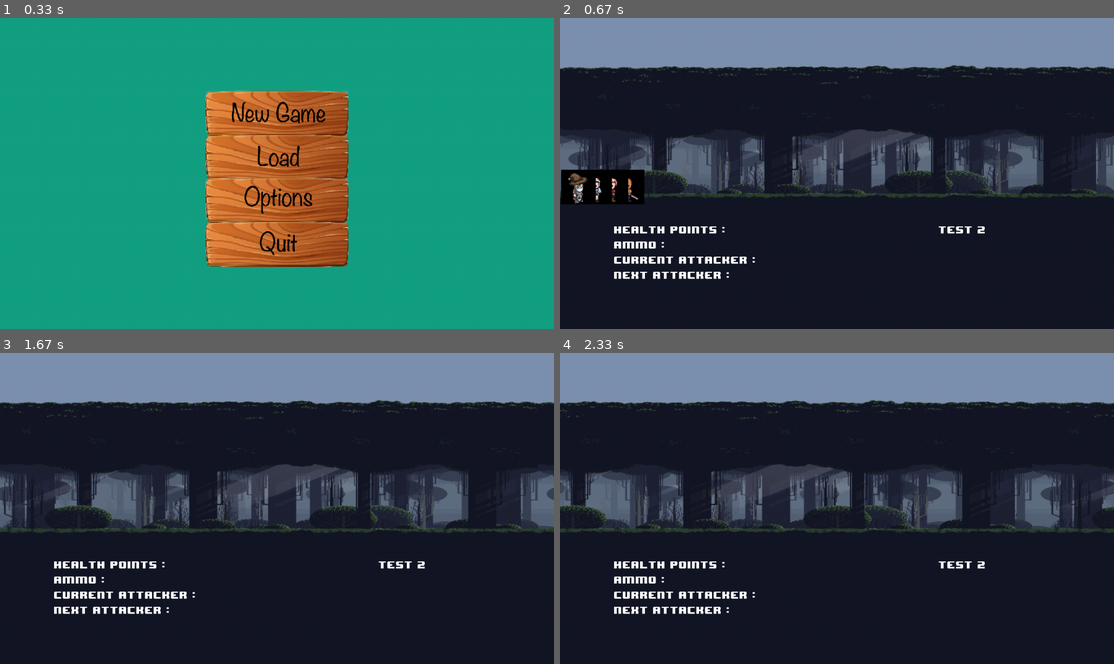
Above: before the commit, frames 1-4 (two rows, left to right).
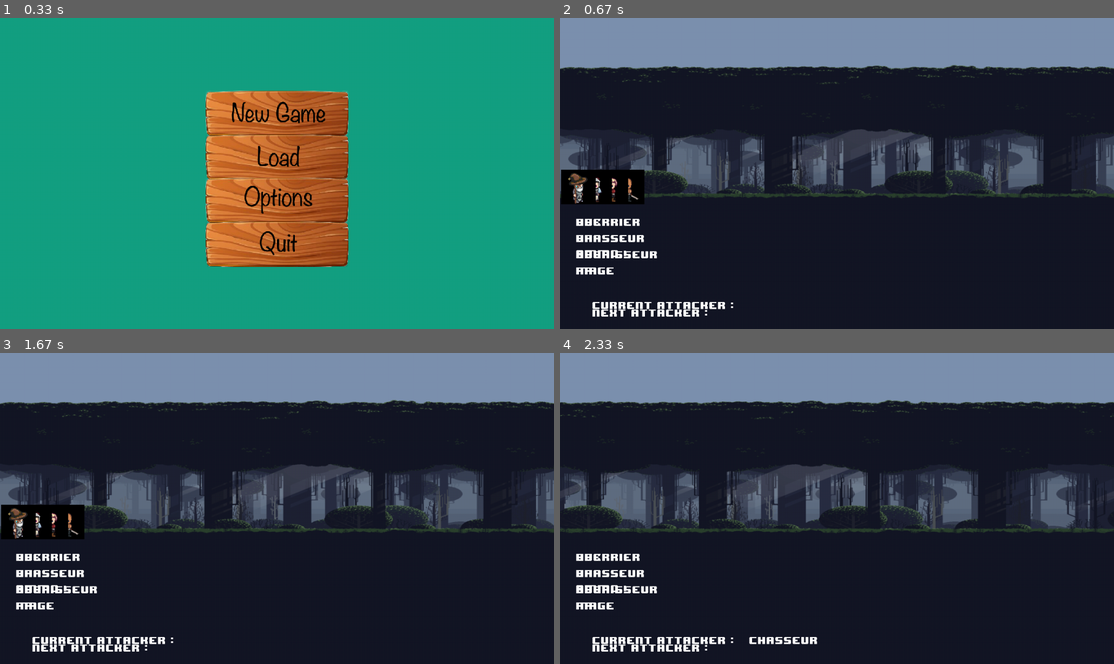
Above: after the commit, the same moments.

Repository: antoinebnm/Pygame-Project-23
Game: pygame game, started from run.py
Two runs of this game, one before a commit and one after it. Both use one fixed random seed, a clock stepped at 60 frames per second and the inputs below.
Inputs (mouse positions are in pixels of both pictures, inside the frame that each line leads up to):
- Up to frame 1 (0.33 s): no input
- Up to frame 2 (0.67 s): press the mouse at (837, 157) at 0.37 s; move the mouse to (825, 123) at 0.47 s; release the mouse at (814, 89) at 0.6 s
- Up to frame 3 (1.67 s): tap Enter at 0.67 s; hold Right from 1.5 s (still down)
- Up to frame 4 (2.33 s): release Right at 1.97 s; hold Right from 2 s (still down)

Frame 1 is identical in both runs. In frame 2, 2.8% of the frame differs, in the area x 2-77%, y 64-97%; in frame 3, 13%, in the area x 0-100%, y 15-97%; in frame 4, 12%.

Commit message:
todo: fix ui + try to parallel func

Diff:
--- a/config.py
+++ b/config.py
@@ -1,4 +1,5 @@
 import pygame, random, sys, math, random, time, csv, os, json
+
 #from pygame.locals import *
 
 PATH = os.path.dirname(__file__)
@@ -47,8 +48,31 @@
 clock = pygame.time.Clock()
 
 
+###################################################################
+#                                                                 #
+#                     Thread Parallel Tasks                       #
+#                                                                 #
+###################################################################
+from concurrent.futures import ThreadPoolExecutor
 
+def run_io_tasks_in_parallel(tasks):
+    with ThreadPoolExecutor() as executor:
+        running_tasks = [executor.submit(task) for task in tasks]
+        for running_task in running_tasks:
+            try:
+                running_task.result()
+            except TypeError:
+                pass
 
+        executor.shutdown()
+"""
+print(ThreadPoolExecutor()._max_workers)
+
+run_io_tasks_in_parallel([
+    lambda: funcA(),
+    lambda: funcB(),
+])
+"""
 
 ###################################################################
 #                                                                 #
--- a/fight.py
+++ b/fight.py
@@ -40,20 +40,23 @@
             self.reset_vars()
 
     def main(self, wave):
-    # Basic variables
-        self.win_team = None
-        self.wave_ended = False
-        self.fight_ended = False
-
-    # Si chasseur en vie, refill des 5 flèches en début de manche
-        for hero in player_group:
-            if (hero == Chasseur) and (hero.is_alive):
-                hero.Ammo = hero.MaxAmmo
-
-        self.win_team = self.fight_syst(wave)
-        if self.fight_ended:
-        # Si combat fini, alors mettre fin au combat / à automatiser + adapter à pygame /!\
-            self.fight_end(self.win_team)
+        self.wave_num = wave
+        if wave in range(len(Waves)):
+            # Basic variables
+            self.win_team = None
+            self.wave_ended = False
+            self.fight_ended = False
+
+            # Si chasseur en vie, refill des 5 flèches en début de manche
+            for hero in player_group:
+                if (hero == Chasseur) and (hero.is_alive):
+                    hero.Ammo = hero.MaxAmmo
+
+            self.win_team = self.fight_syst(wave)
+            if self.fight_ended:
+            # Si combat fini, alors mettre fin au combat / à automatiser + adapter à pygame /!\
+                self.fight_end(self.win_team)
+
 
     def load_vars(self):
     # Load variables on a json file
@@ -62,6 +65,13 @@
     def reset_vars(self):
     # Reset variables on a json file
         pass
+
+
+    def end_game(self):
+    # Écran End Game (pygame)
+        pass
+
+
 
     def ui(self,wave,turn,atk): # / adapt to pygame /!\
         self.is_alive(wave, False)
@@ -162,8 +172,9 @@
 
             if (atk_list[index] != None) and (atk_list[index] in player_group):
                 while security:
-                    action = input("\n>>> Choose your move :\n ")
                     text_write(600, int((ui_rect.height//15) * 2), '>>> Choose your move :')
+                    action : input("\n>>> Choose your move :\n ")
+
                     try :
                         action = int(action)
                     except ValueError:
@@ -207,8 +218,7 @@
                                     ally = int(input("Wanna heal which ally ?\n "))
                                     try:
                                         ally = int(ally)
-                                        if player_group[ally].is_alive:
-                                            pass
+                                        player_group[ally].is_alive
                                     except ValueError:
                                         print('\n>>> Invalid target, please try again.')
                                     except IndexError:
@@ -222,8 +232,7 @@
                                     if atk_list[index].cooldown == 0:
                                             ally = int(input("Wanna revive wich ally ?\n "))
                                             try:
-                                                if player_group[ally].is_alive:
-                                                    pass
+                                                player_group[ally].is_alive
                                             except IndexError:
                                                 ally = None
                                                 target = None
@@ -261,10 +270,8 @@
 
                         try:
                             target = int(target)
-                        except ValueError:
+                        except:
                             print('\n>>> Invalid target, please try again.')
-                        except TypeError:
-                            pass
                         else:
                             if (action not in [0,9]) and not (target in range(0, len(Waves[wave]) + 1)):
                                 print('\n>>> Target isn\'t valid! Choose another target.')
@@ -508,19 +515,6 @@
 
 # -
 
-    def end_game(self):
-    # Écran End Game (pygame)
-        pass
-
-    def screen_print(self,x,y):
-    # Automatisation Affichages messages à l'écran (pygame)
-        pass
-
-    def update(self):
-    # Pygame update function or whatever
-        pass
-
-
 def text_write(x, y, text='default text', scale=1):
     scale = float(scale)
     text = font.render(text, False, COLOR_WHITE).convert_alpha()
@@ -530,14 +524,16 @@
     text_rect.topleft = ((x),(y))
     window.blit(text, text_rect)
 
-def text_update():
+def ui_update():
     window.fill(COLOR_UI,ui_rect)
 # UI indicator
-    text_write(100, int((ui_rect.height//15) * 2), 'Health points :')
-    text_write(100,int((ui_rect.height//15) * 4), 'Ammo :')
-    text_write(100,int((ui_rect.height//15) * 6), 'Current Attacker :')
-    text_write(100,int((ui_rect.height//15) * 8), 'Next Attacker :')
-    text_write(700,int((ui_rect.height//15) * 2), 'Test 2')
+    for i,char in enumerate(player_group):
+        text_write(30, int((ui_rect.height//15))+ (i* 30),str(char.char_name))
+        text_write(30, int((ui_rect.height//15))+ (i* 30), 'HP :')
+        if char == Chasseur:
+            text_write(30,int((ui_rect.height//15) * 3)+ (i* 30), 'Ammo :')
+    text_write(60,int((ui_rect.height//15) * 12), 'Current Attacker :')
+    text_write(60,int((ui_rect.height//15) * 13), 'Next Attacker :')
 
 
 def stats(team):
@@ -593,11 +589,11 @@
 Players = player_group
 Enemies = [Ogre, Dragon]
 
+if DEBUG: stats(player_group); stats(Enemies)
 
 FightSyst = Fight()
 
-
-"""stats(player_group); stats(Enemies)
+"""
 for wave_number in range(0,len(Waves)):
     #text_write(400,((-1) * SCREEN_HEIGHT + 60), ('Wave n°' + str(wave_number)),2.4)
     FightSyst.main(wave_number)
--- a/game.py
+++ b/game.py
@@ -36,25 +36,26 @@
 
     # Reset datas
         """ To do """
-        self.wave_num = 0
+        FightSyst.wave_num = 0
         self.playing = True
     #Call Player class in Sprites
         self.player = Sprite(1)
     # Init screen
         window.fill(COLOR_UI)
         window.blit(self.player.tiles.image,screen)
-        text_update()
+        ui_update()
 
 
     # Handle user input events
     def events(self):
         keys = pygame.key.get_pressed()
-        #mouse_coord = pygame.mouse.get_pos()
+        mouse_coord = pygame.mouse.get_pos()
 
         for event in pygame.event.get():
             if event.type == pygame.QUIT:
                 self.running = False
                 pygame.quit()
+
             elif event.type == pygame.VIDEORESIZE:
                 screen = pygame.display.set_mode(
                 event.dict['size'], pygame.HWSURFACE | pygame.DOUBLEBUF | pygame.RESIZABLE)
@@ -80,10 +81,11 @@
 
         if keys[pygame.K_RETURN]:
             self.ind +=1
-            if self.ind >= len(PLAYER_CHARACTERS):
+            print(player_group)
+            if self.ind >= len(player_group):
                 self.ind = 0
-            self.atker = PLAYER_CHARACTERS[self.ind]
-            time.sleep(0.6)
+            self.atker = player_group[self.ind]
+            time.sleep(1)
 
         if not self.menu:
             menubg = False
@@ -93,6 +95,7 @@
                     menubg = True
                     menu_bg = pygame.transform.smoothscale(menu_img, window.get_size())
                     window.blit(menu_bg,window.get_rect())
+
         if self.menu:
             if keys[pygame.K_SPACE]:
                 self.menu = False
@@ -102,13 +105,16 @@
 
     # Update the game state based on user input and object behavior
     def update(self):
-        self.player.update(self.COUNTER)
-        text_update()
 
-        for atk in PLAYER_CHARACTERS:
-            if self.atker == atk:
-                img = pygame.image.load(img_path + atk + "_char.png").convert_alpha()
-                window.blit(img, (390,686))
+        if self.playing:
+            self.COUNTER += 1
+            self.player.update(self.COUNTER)
+            ui_update()
+
+            for atk in player_group:
+                if self.atker == atk:
+                    text_write(350,int((ui_rect.height//15) * 12),str(atk.char_name))
+
 
     # Main game loop
     def run(self):
@@ -131,18 +137,14 @@
             self.init_game = False
 
         if self.playing:
-            self.COUNTER += 1
+            self.events()
+            self.update() if not self.menu else None
+            #FightSyst.main(FightSyst.wave_num) if FightSyst.wave_num in range(len(Waves)) else FightSyst.end_game()
 
-            self.events()
+#        if DEBUG:
+        coords = pygame.mouse.get_pos()
+        pygame.display.set_caption(f"Mouse Coords: x:{coords[0]} | y:{coords[1]}")
 
-            if not self.menu:
-                self.atker
-                self.update()
-
-        """if DEBUG:
-            window.fill(pygame.color.Color(255,0,0), self.player.player_collider)
-            pygame.display.set_caption("Facing %s" % (self.player.player_facing))
-"""
         # Update display and tick clock
         clock.tick(FPS)
         pygame.display.update()
--- a/run.py
+++ b/run.py
@@ -3,12 +3,11 @@
 
 from game import *
 
-#FightSyst.main(0)
-
 game = Game()
 
-while game.running:
-    game.run()
+if __name__ == "__main__":
+    while game.running:
+        game.run()
 
-# Quit Pygame when the game loop exits
-pygame.quit()
+    # Quit Pygame when the game loop exits
+    pygame.quit()
--- a/test.py
+++ b/test.py
@@ -12,20 +12,32 @@
 from concurrent.futures import ThreadPoolExecutor
 
 def run_io_tasks_in_parallel(tasks):
-    with ThreadPoolExecutor() as executor:
+    with ThreadPoolExecutor(max_workers=8) as executor:
         running_tasks = [executor.submit(task) for task in tasks]
         for running_task in running_tasks:
             running_task.result()
 
+        executor.shutdown()
+
 def funcA():
-    time.sleep(3)
+    print('Wait 4sec for A')
+    for t in range(4):
+        time.sleep(1)
+        print("A:"+str(t+1))
     print("A")
 
 def funcB():
-    time.sleep(1)
+    print('Wait 1sec for B')
+    for t in range(1):
+        time.sleep(1)
+        print("B:"+str(t+1))
     print("B")
 
-run_io_tasks_in_parallel([
+
+print(ThreadPoolExecutor()._max_workers)
+
+for i in range (3):
+    run_io_tasks_in_parallel([
     lambda: funcA(),
     lambda: funcB(),
 ])
